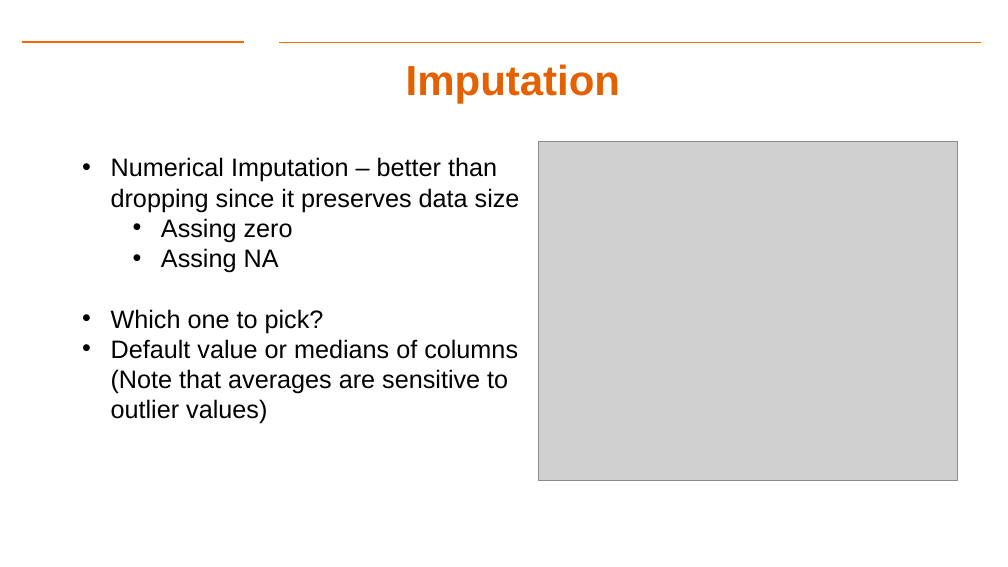
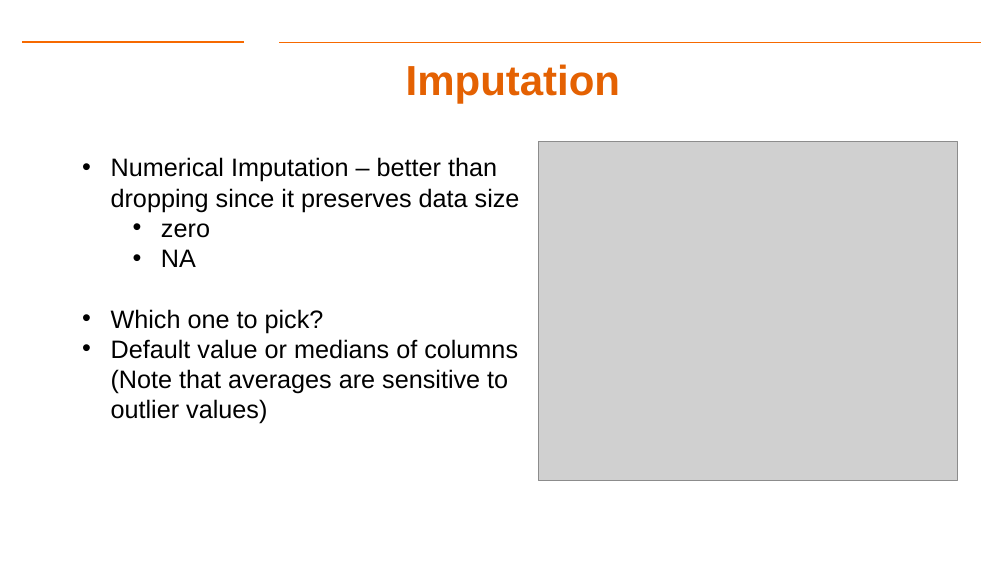
Before and after one commit to Dre1896/RIT-DSCI-633-FDS, a slide deck: slide 16 of Syllabus/Lecture14/Lec14.pptx. Drawn at 1008x567 pixels with LibreOffice and Linux fonts; fonts in the diff are those of the drawing; grey boxes stand for pictures; background and template pictures are left out. Boxes give left, top, right and bottom in pixels: in the first picture for what was removed or moved away, otherwise in the second. Text is boxed around its words. In the diff, an @@ line names an element or a change of style, - is before the commit and + after.

```diff
--- a/Syllabus/Lecture14/Lec14.pptx
+++ b/Syllabus/Lecture14/Lec14.pptx
@@ text at (x1=161, y1=223, x2=210, y2=267): text changed @@
-  • Assing zero
-  • Assing NA
+  • zero
+  • NA
```
Also in this commit, not shown: 3 other slides changed, 3 other files.
